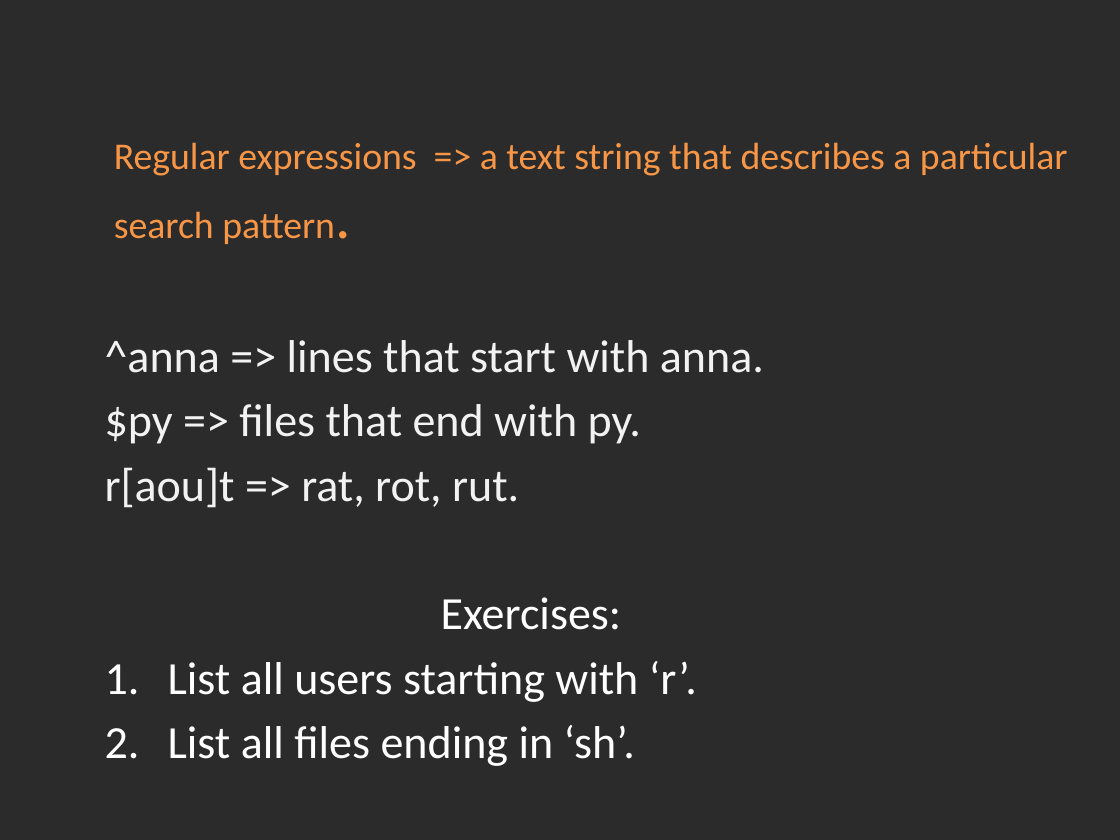
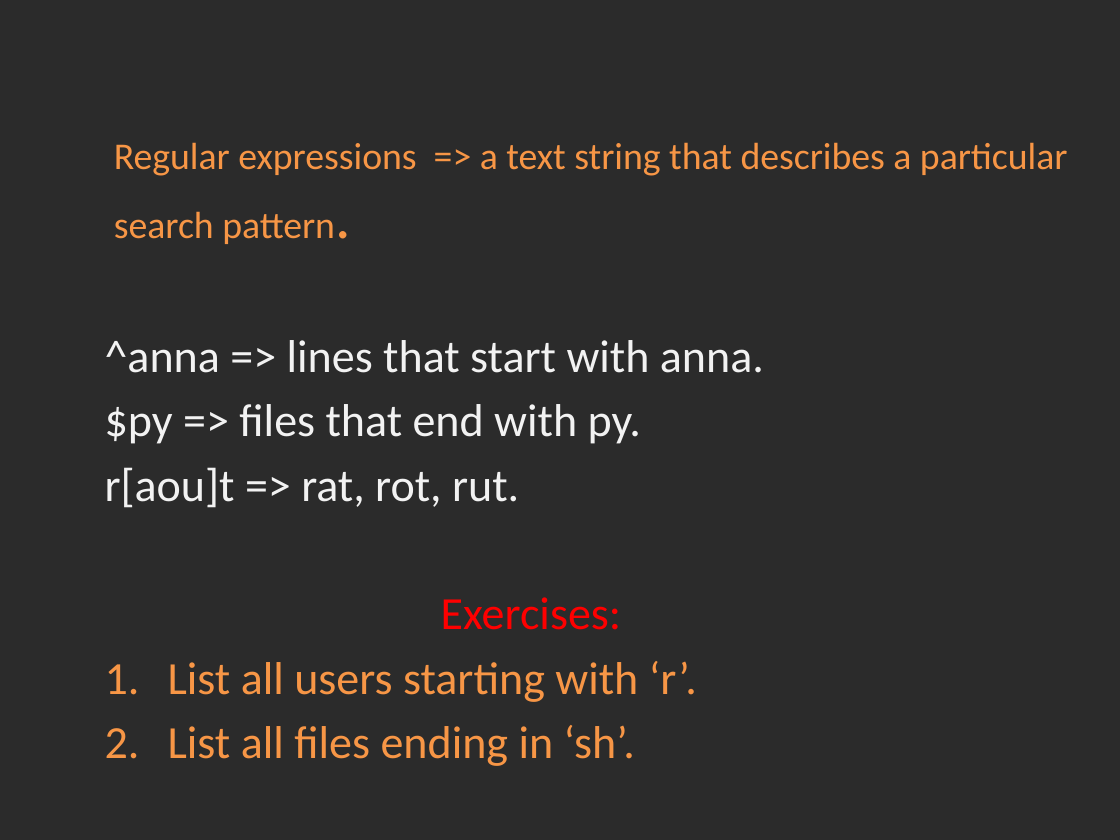
Before and after one commit to Academy-Soft-Intellect/Linux-Course, a slide deck: slide 6 of 4.Users_And_UsersGroups/04-UsersAndUsersGroups.pptx. Drawn at 1120x840 pixels with LibreOffice and Linux fonts; fonts in the diff are those of the drawing; background and template pictures are left out; a plain dark background stands for a picture behind light text. Boxes give left, top, right and bottom in pixels: in the first picture for what was removed or moved away, otherwise in the second. Text is boxed around its words. In the diff, an @@ line names an element or a change of style, - is before the commit and + after.

```diff
--- a/4.Users_And_UsersGroups/04-UsersAndUsersGroups.pptx
+++ b/4.Users_And_UsersGroups/04-UsersAndUsersGroups.pptx
@@ text at bbox=[168, 597, 697, 766]: text colour #FFFFFF to #FF0000 in "Exercises:"; text colour #FFFFFF to #F79646 in "List all users starting with ‘r’.", "List all files ending in ‘sh’." @@
```
Also in this commit, not shown: 6 other slides changed, 4 other files.
